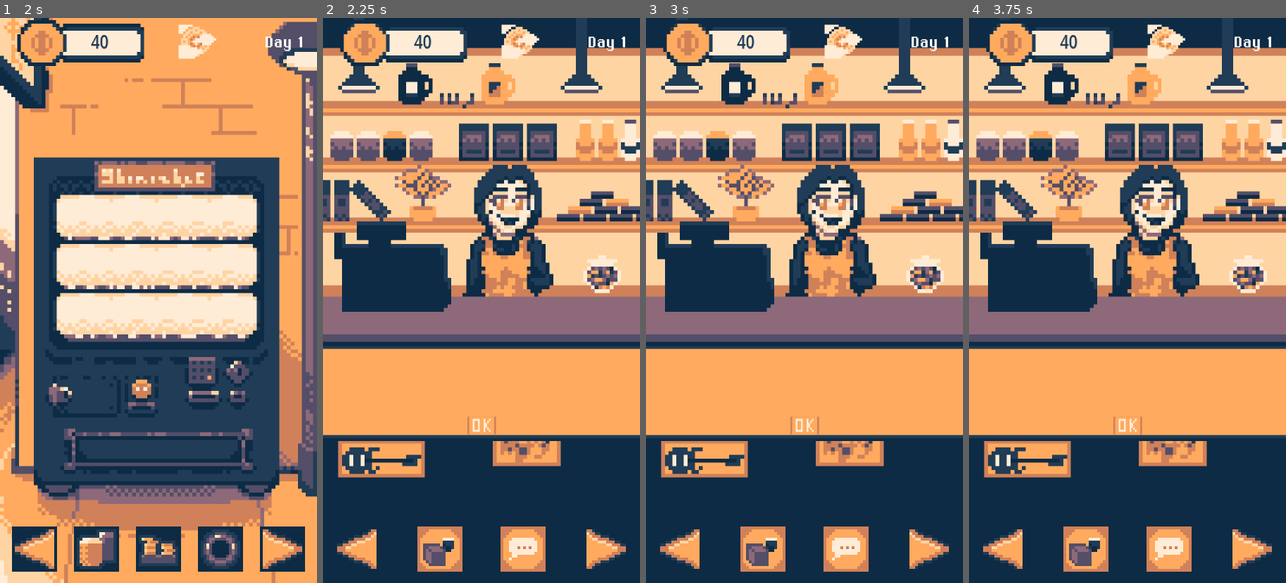
Above: before the commit, frames 1-4 (left to right).
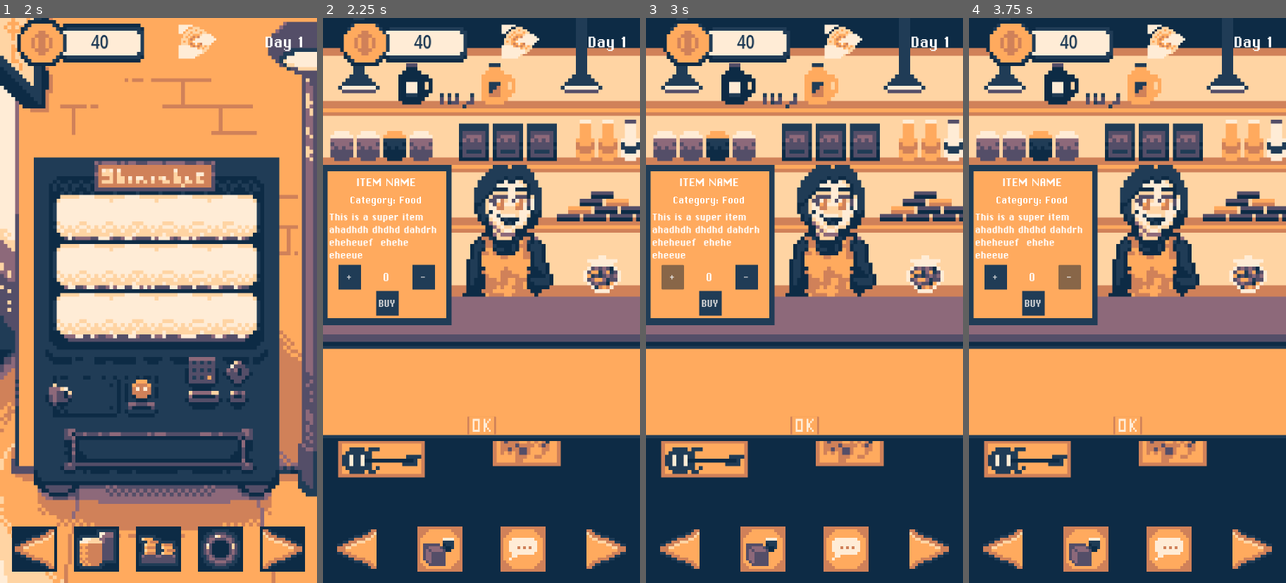
Above: after the commit, the same moments.

Repository: EtMechanicum/TheDayOfMech
Game: Godot game, scene res://scenes/world.tscn
The game is run twice, just before and just after one commit, with the same random seed, the same clock (stepped at 60 frames per second) and the same inputs.
Inputs (mouse positions are in pixels of both pictures, inside the frame that each line leads up to):
- Up to frame 1 (2 s): click (161, 311) at 0.5 s; click (161, 311) at 1.25 s
- Up to frame 2 (2.25 s): click (357, 549) at 2 s
- Up to frame 3 (3 s): click (671, 277) at 2.75 s, where only the run after the commit has a clickable "+"
- Up to frame 4 (3.75 s): click (1070, 277) at 3.5 s, where only the run after the commit has a clickable "-"

Frame 1 is identical in both runs. In frame 2, 10% of the frame differs, in the area x 0-41%, y 26-55%; in frame 3, 10%; in frame 4, 10%.

Commit message:
improved GUI for store menu. Buttons are not connected yet

Diff:
--- a/scenes/world.tscn
+++ b/scenes/world.tscn
@@ -657,6 +657,21 @@
 atlas = ExtResource("3_jhx03")
 region = Rect2(64, 52, 16, 8)
 
+[sub_resource type="StyleBoxFlat" id="StyleBoxFlat_ts3gi"]
+bg_color = Color(0.1254902, 0.23529412, 0.3372549, 1)
+
+[sub_resource type="StyleBoxFlat" id="StyleBoxFlat_0nbtd"]
+bg_color = Color(1, 0.6666667, 0.36862746, 1)
+
+[sub_resource type="StyleBoxFlat" id="StyleBoxFlat_37qwj"]
+bg_color = Color(0.1254902, 0.23529412, 0.3372549, 1)
+
+[sub_resource type="StyleBoxFlat" id="StyleBoxFlat_navra"]
+bg_color = Color(0.1254902, 0.23529412, 0.3372549, 1)
+
+[sub_resource type="StyleBoxFlat" id="StyleBoxFlat_luhhm"]
+bg_color = Color(0.1254902, 0.23529412, 0.3372549, 1)
+
 [sub_resource type="AtlasTexture" id="AtlasTexture_e3hyu"]
 atlas = ExtResource("3_jhx03")
 region = Rect2(0, 48, 16, 16)
@@ -796,6 +811,7 @@
 text = "Edmech Labs - V 1.0"
 
 [node name="MachineOverview" type="Control" parent="." unique_id=328114699]
+visible = false
 layout_mode = 3
 anchors_preset = 15
 anchor_right = 1.0
@@ -964,7 +980,6 @@
 texture = SubResource("AtlasTexture_w7kh3")
 
 [node name="Store" type="Control" parent="." unique_id=1591577076]
-visible = false
 layout_mode = 3
 anchors_preset = 15
 anchor_right = 1.0
@@ -1048,6 +1063,111 @@
 layout_mode = 2
 size_flags_vertical = 3
 theme_override_constants/separation = 4
+
+[node name="ItemDescription" type="MarginContainer" parent="Store/TextureRect/ShopMenu" unique_id=1301034010]
+layout_mode = 0
+offset_top = -464.49207
+offset_right = 365.0
+offset_bottom = -45.98932
+
+[node name="Panel" type="Panel" parent="Store/TextureRect/ShopMenu/ItemDescription" unique_id=1803616179]
+layout_mode = 2
+theme_override_styles/panel = SubResource("StyleBoxFlat_ts3gi")
+
+[node name="MarginContainer" type="MarginContainer" parent="Store/TextureRect/ShopMenu/ItemDescription/Panel" unique_id=324838138]
+layout_mode = 0
+offset_left = 13.0
+offset_top = 17.475964
+offset_right = 350.0
+offset_bottom = 401.0268
+
+[node name="Panel" type="Panel" parent="Store/TextureRect/ShopMenu/ItemDescription/Panel/MarginContainer" unique_id=650710364]
+layout_mode = 2
+theme_override_styles/panel = SubResource("StyleBoxFlat_0nbtd")
+
+[node name="ItemName" type="Label" parent="Store/TextureRect/ShopMenu/ItemDescription/Panel/MarginContainer/Panel" unique_id=168548607]
+layout_mode = 0
+offset_left = 6.0
+offset_top = 8.278049
+offset_right = 331.0
+offset_bottom = 50.58823
+theme_override_fonts/font = ExtResource("10_dss4m")
+theme_override_font_sizes/font_size = 36
+text = "ITEM NAME"
+horizontal_alignment = 1
+vertical_alignment = 1
+
+[node name="ItemCategory" type="Label" parent="Store/TextureRect/ShopMenu/ItemDescription/Panel/MarginContainer/Panel" unique_id=1903054617]
+layout_mode = 0
+offset_left = 5.0
+offset_top = 55.18715
+offset_right = 329.0
+offset_bottom = 96.57752
+theme_override_fonts/font = ExtResource("10_dss4m")
+theme_override_font_sizes/font_size = 32
+text = "Category: Food"
+horizontal_alignment = 1
+vertical_alignment = 1
+
+[node name="ItemDescription" type="Label" parent="Store/TextureRect/ShopMenu/ItemDescription/Panel/MarginContainer/Panel" unique_id=1467863190]
+layout_mode = 0
+offset_left = 6.0
+offset_top = 103.935814
+offset_right = 330.0
+offset_bottom = 240.98398
+theme_override_fonts/font = ExtResource("10_dss4m")
+theme_override_font_sizes/font_size = 32
+text = "This is a super item ahadhdh dhdhd dahdrh eheheuef  ehehe eheeue"
+autowrap_mode = 2
+
+[node name="MarginContainer" type="MarginContainer" parent="Store/TextureRect/ShopMenu/ItemDescription/Panel/MarginContainer/Panel" unique_id=689486186]
+layout_mode = 0
+offset_left = 8.0
+offset_top = 243.74333
+offset_right = 329.0
+offset_bottom = 307.74335
+
+[node name="HBoxContainer" type="HBoxContainer" parent="Store/TextureRect/ShopMenu/ItemDescription/Panel/MarginContainer/Panel/MarginContainer" unique_id=1563285639]
+layout_mode = 2
+theme_override_constants/separation = 64
+alignment = 1
+
+[node name="Add1" type="Button" parent="Store/TextureRect/ShopMenu/ItemDescription/Panel/MarginContainer/Panel/MarginContainer/HBoxContainer" unique_id=751529017]
+custom_minimum_size = Vector2(64, 0)
+layout_mode = 2
+theme_override_fonts/font = ExtResource("10_dss4m")
+theme_override_font_sizes/font_size = 36
+theme_override_styles/normal = SubResource("StyleBoxFlat_37qwj")
+text = "+"
+
+[node name="Quantity" type="Label" parent="Store/TextureRect/ShopMenu/ItemDescription/Panel/MarginContainer/Panel/MarginContainer/HBoxContainer" unique_id=1369197630]
+layout_mode = 2
+theme_override_fonts/font = ExtResource("10_dss4m")
+theme_override_font_sizes/font_size = 36
+text = "0"
+horizontal_alignment = 1
+vertical_alignment = 1
+
+[node name="Sub1" type="Button" parent="Store/TextureRect/ShopMenu/ItemDescription/Panel/MarginContainer/Panel/MarginContainer/HBoxContainer" unique_id=695463336]
+custom_minimum_size = Vector2(64, 0)
+layout_mode = 2
+theme_override_fonts/font = ExtResource("10_dss4m")
+theme_override_font_sizes/font_size = 36
+theme_override_styles/normal = SubResource("StyleBoxFlat_navra")
+text = "-"
+
+[node name="Button" type="Button" parent="Store/TextureRect/ShopMenu/ItemDescription/Panel/MarginContainer/Panel" unique_id=1631084199]
+custom_minimum_size = Vector2(64, 64)
+layout_mode = 0
+offset_left = 138.0
+offset_top = 311.80753
+offset_right = 202.0
+offset_bottom = 375.80753
+theme_override_fonts/font = ExtResource("10_dss4m")
+theme_override_font_sizes/font_size = 32
+theme_override_styles/normal = SubResource("StyleBoxFlat_luhhm")
+text = "BUY"
+icon_alignment = 1
 
 [node name="Buttons" type="MarginContainer" parent="Store/TextureRect" unique_id=265511257]
 layout_mode = 1
